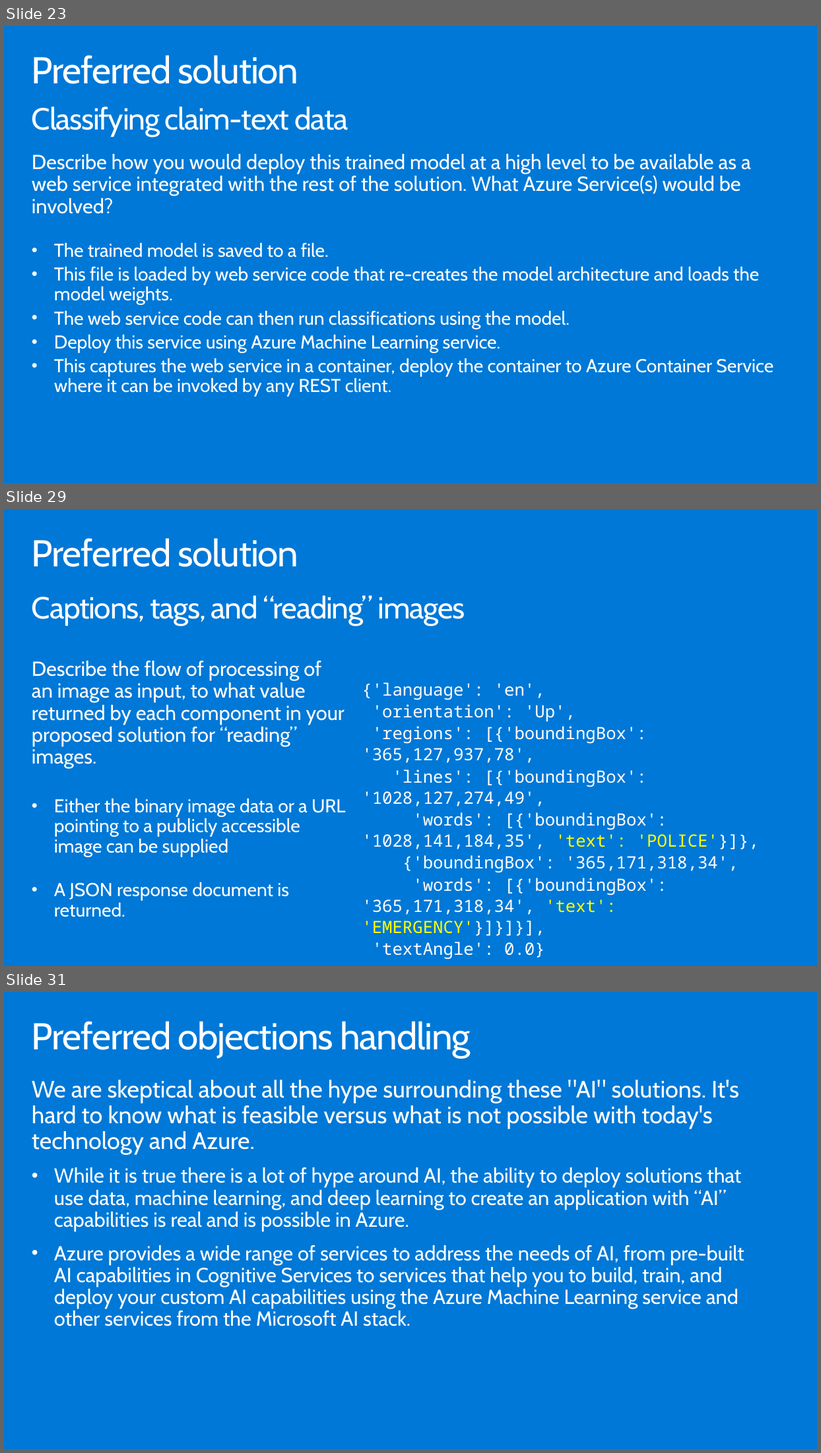
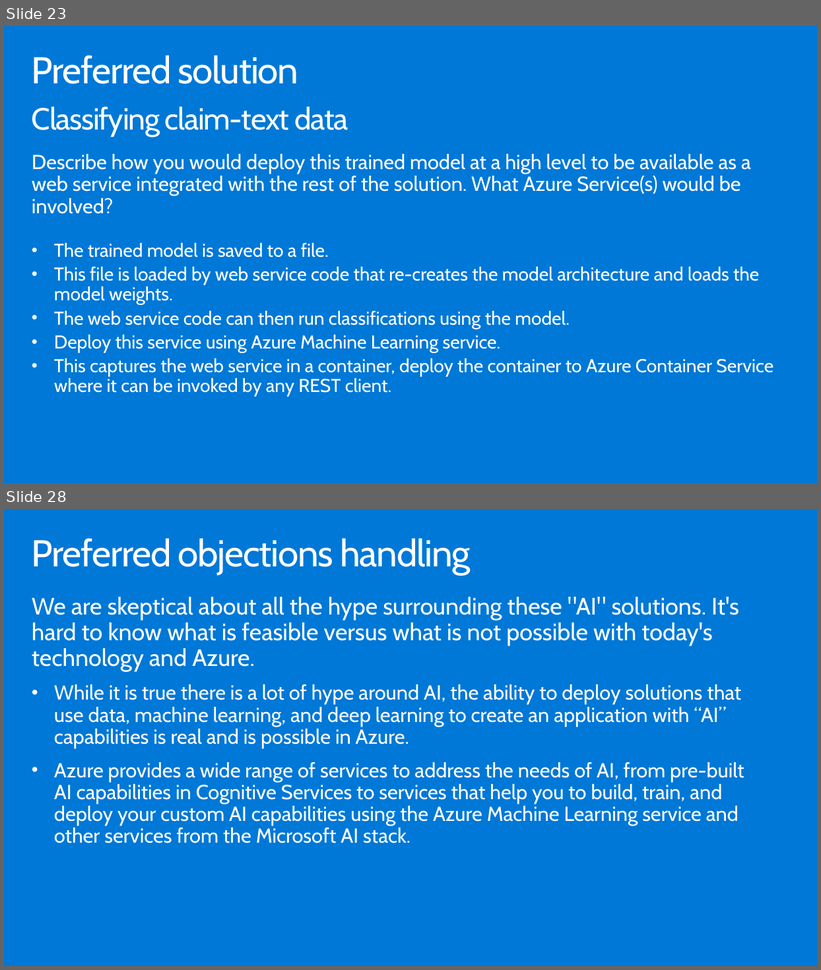
Before and after one commit to microsoft/MCW-Analyzing-text-with-Azure-Machine-Learning-and-Cognitive-Services, a slide deck: Whiteboard design session/WDS trainer presentation - Cognitive Services and deep learning.pptx. Shown one above the other, each under a label of ours: slides 23, 29 and 31 before the commit, slides 23 and 28 after it; the slides between them are not shown. The pictures are 821x1453 and 821x970 pixels, drawn with LibreOffice and Linux fonts; fonts in the diff are those of the drawing. Boxes give left, top, right and bottom in pixels: in the first picture for what was removed or moved away, otherwise in the second. Text is boxed around its words. In the diff, an @@ line names an element or a change of style, - is before the commit and + after.

```diff
--- a/Whiteboard design session/WDS trainer presentation - Cognitive Services and deep learning.pptx
+++ b/Whiteboard design session/WDS trainer presentation - Cognitive Services and deep learning.pptx
@@ slide 29 removed at (4, 509, 817, 966), background #0078D7 @@
@@ title removed at (32, 538, 299, 567) @@
-Preferred solution
@@ text removed at (32, 595, 465, 626) @@
-Captions, tags, and “reading” images
@@ text removed at (32, 661, 346, 918) @@
-Describe the flow of processing of an image as input, to what value returned by each component in your proposed solution for “reading” images.
-• Either the binary image data or a URL pointing to a publicly accessible image can be supplied
-• A JSON response document is returned.
@@ text removed at (362, 683, 759, 960) @@
-{'language': 'en',
-'orientation': 'Up',
-'regions': [{'boundingBox': '365,127,937,78',
-'lines': [{'boundingBox': '1028,127,274,49',
-'words': [{'boundingBox': '1028,141,184,35', 'text': 'POLICE'}]},
-{'boundingBox': '365,171,318,34',
-'words': [{'boundingBox': '365,171,318,34', 'text': 'EMERGENCY'}]}]}],
-'textAngle': 0.0}
@@ what was slide 31 is now slide 28 @@
```
Also in this commit, not shown: 9 slides changed, 2 slides added, 4 other slides removed, 1 other file.
